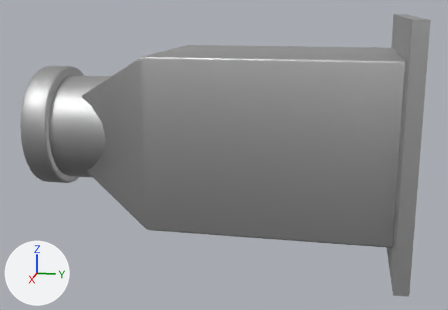
The FBX model Assets/Environment/Meshes/box_01.fbx, before and after one commit.
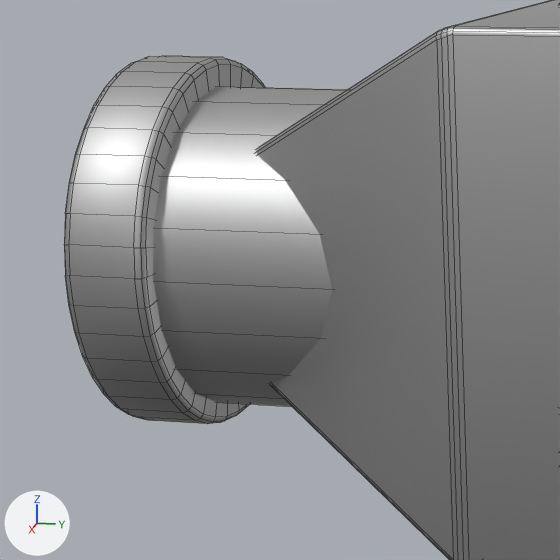
Old and new are each drawn whole from a 50 mm camera at (2.706, 0.649, 0.57) aimed at (0.026, 0.113, -0.1) and again close up on the part from 0% to 40% of the width and 15% to 73% of the height. The axes (+X, +Y, +Z) are drawn at lower left. The lights are the same throughout. The close-ups show mesh edges as thin lines. Where no turn or scale is listed for an object, it has been applied to the vertices.
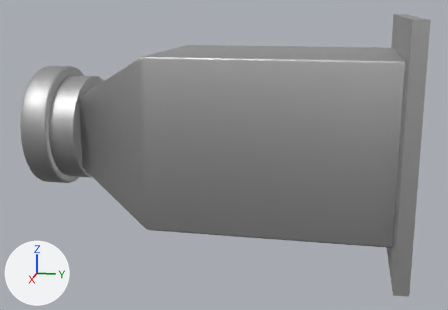
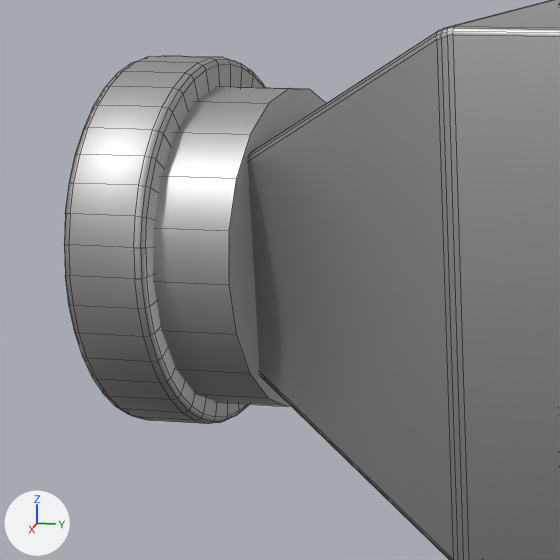
Where the newer file only moved an object's origin or applied its transform, the numbers keep the older frame.

The edits, one by one:
me_box_01 has 585 vertices, 566 faces and spans x -0.5..0.5, y -0.75..0.91, z -0.49..0.51.
me_box_01 is used by ob_box_01; location (0.0, 0.0, 0.0).
Verts and faces of me_box_01; kept vertices keep their numbers, new ones are numbered from 585.
Before the commit, vertices of me_box_01: 450 (-0.2, -0.32, 0.15), 451 (-0.23, -0.32, 0.08), 453 (-0.14, -0.32, 0.2), 455 (-0.07, -0.33, 0.23), 457 (0.0, -0.33, 0.24).
Before the commit, vertices of me_box_01: 459 (0.08, -0.33, 0.23), 461 (0.15, -0.33, 0.19), 463 (0.2, -0.33, 0.14), 465 (0.23, -0.33, 0.07), 467 (0.24, -0.33, 0.0).
Before the commit, vertices of me_box_01: 469 (0.23, -0.33, -0.08), 471 (0.19, -0.33, -0.14), 473 (0.14, -0.33, -0.2), 475 (0.07, -0.33, -0.23), 477 (-0.01, -0.33, -0.24).
Before the commit, vertices of me_box_01: 479 (-0.08, -0.33, -0.23), 481 (-0.15, -0.32, -0.19), 483 (-0.2, -0.32, -0.14), 485 (-0.24, -0.32, -0.07), 487 (-0.25, -0.32, 0.01).
Part 1, on me_box_01:
Vertices 450, 451, 453, 481, 483, 485, 487 move by (0.0, -0.19, 0.0).
Vertices 455, 457, 459, 461, 463, 465, 467, 469, 471, 473, 475, 477, 479 move by (0.0, -0.18, 0.0).
New faces: (450, 453, 455, 457, 459, 461, 463, 465, 467, 469, 471, 473, 475, 477, 479, 481, 483, 485, 487, 451).

Changed parts and their boxes (x1, y1, x2, y2) in the close-ups (560 x 560 px):
part 1 of me_box_01, built on
    before: (153, 86, 348, 407)
    after: (153, 86, 326, 407)
